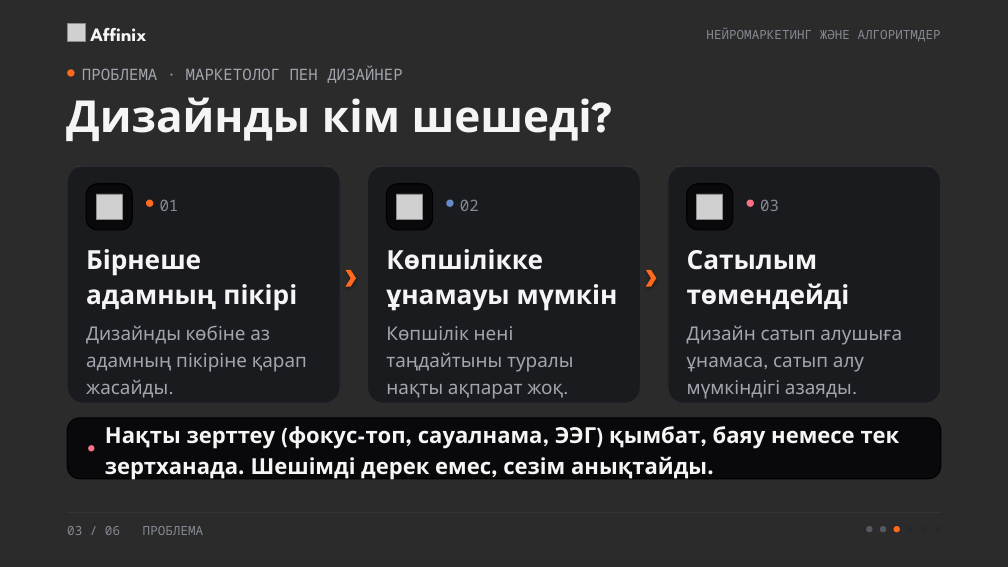
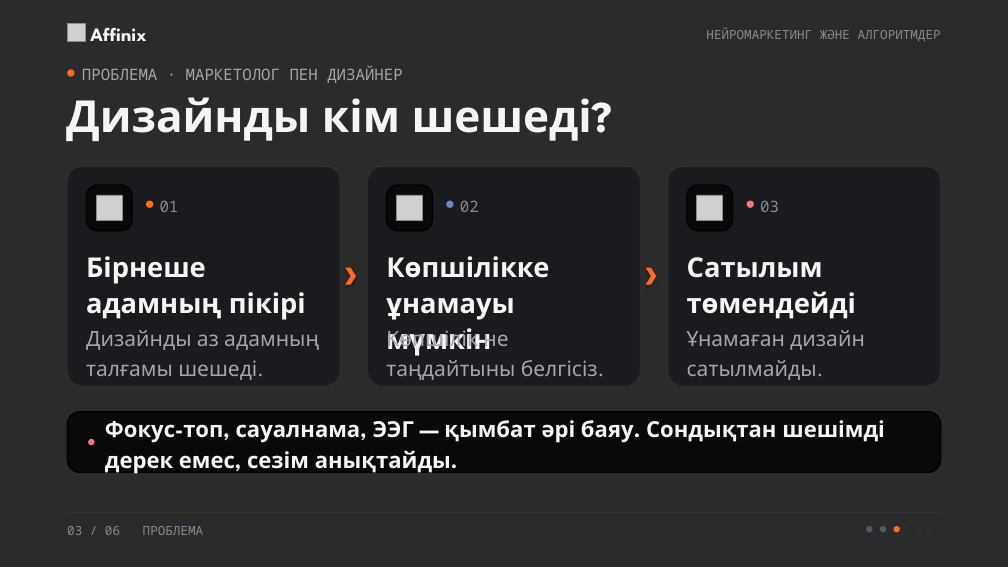
Before and after one commit to NUREKE178/affinix, a slide deck: slide 3 of presentation/neuromarketing/neuromarketing.pptx. Drawn at 1008x567 pixels with LibreOffice and Linux fonts; fonts in the diff are those of the drawing; grey boxes stand for pictures; background and template pictures are left out; a plain dark background stands for a picture behind light text. Boxes give left, top, right and bottom in pixels: in the first picture for what was removed or moved away, otherwise in the second. Text is boxed around its words. In the diff, an @@ line names an element or a change of style, - is before the commit and + after.

```diff
--- a/presentation/neuromarketing/neuromarketing.pptx
+++ b/presentation/neuromarketing/neuromarketing.pptx
@@ rounded rectangle: place and size @@
-rounded rectangle at box(67, 166, 340, 403)
+rounded rectangle at box(67, 166, 340, 386)
@@ rounded rectangle: place and size @@
-rounded rectangle at box(368, 166, 640, 403)
+rounded rectangle at box(368, 166, 640, 386)
@@ proportions changed in 3 elements at box(67, 166, 340, 386), box(368, 166, 640, 386), box(668, 166, 941, 386) @@
@@ rounded rectangle: place and size @@
-rounded rectangle at box(668, 166, 941, 403)
+rounded rectangle at box(668, 166, 941, 386)
@@ 3 texts: place and size @@
-3 texts at box(86, 249, 850, 311)
+3 texts at box(86, 256, 856, 356)
@@ size 25 to 26 pt in 3 elements at box(86, 256, 306, 320), box(386, 256, 549, 356), box(687, 257, 856, 319) @@
@@ text at box(386, 328, 598, 380): text changed; size 18 to 20 pt @@
-Көпшілік нені таңдайтыны туралы нақты ақпарат жоқ.
+Көпшілік не таңдайтыны белгісіз.
@@ text at box(86, 330, 319, 380): text changed; size 18 to 20 pt @@
-Дизайнды көбіне аз адамның пікіріне қарап жасайды.
+Дизайнды аз адамның талғамы шешеді.
@@ text at box(687, 330, 865, 380): text changed; size 18 to 20 pt @@
-Дизайн сатып алушыға ұнамаса, сатып алу мүмкіндігі азаяды.
+Ұнамаған дизайн сатылмайды.
@@ rounded rectangle: place and size @@
-rounded rectangle at box(67, 418, 941, 479)
+rounded rectangle at box(67, 411, 941, 473)
@@ ellipse: place and size @@
-ellipse at box(88, 445, 95, 451)
+ellipse at box(88, 439, 95, 445)
@@ text at box(105, 420, 884, 473): text changed @@
-Нақты зерттеу (фокус-топ, сауалнама, ЭЭГ) қымбат, баяу немесе тек зертханада. Шешімді дерек емес, сезім анықтайды.
+Фокус-топ, сауалнама, ЭЭГ — қымбат әрі баяу. Сондықтан шешімді дерек емес, сезім анықтайды.
```
Also in this commit, not shown: 3 other slides changed, 4 other files.
